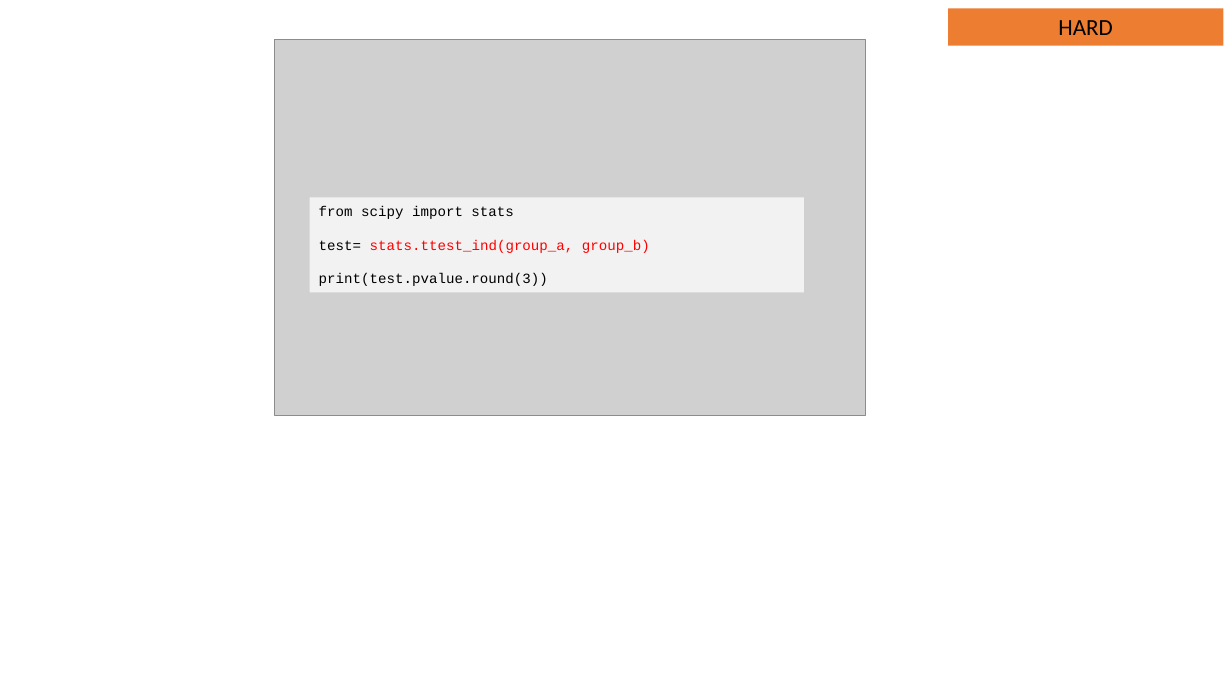
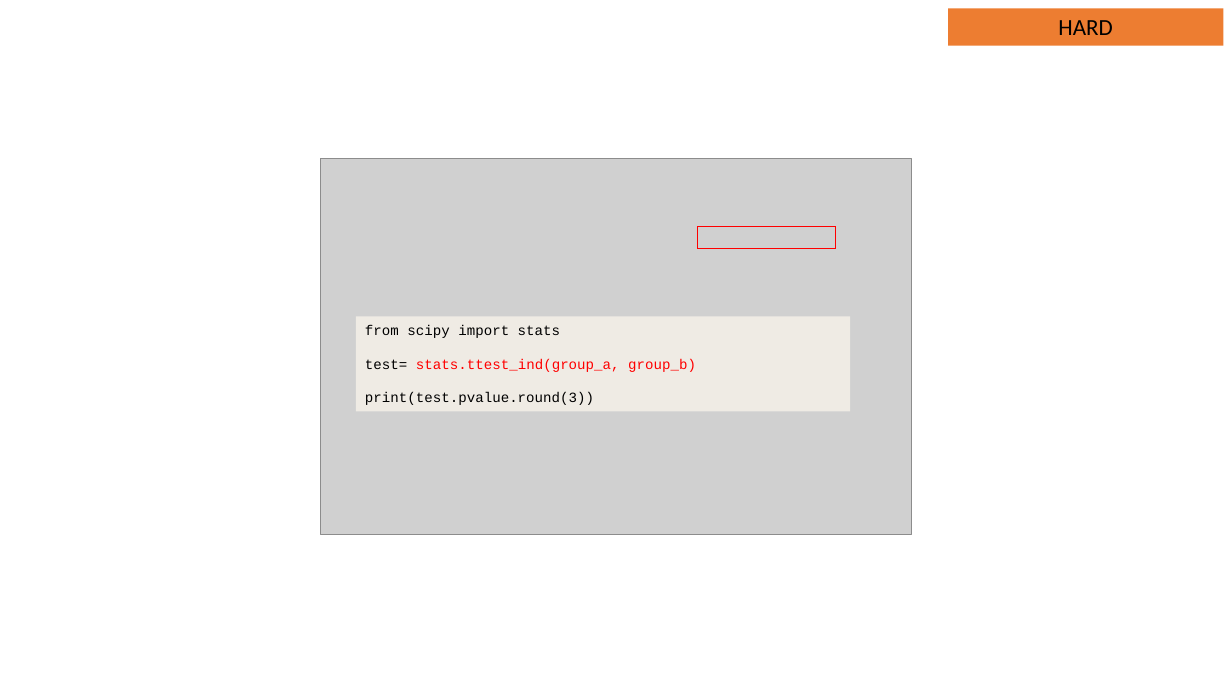
Before and after one commit to JNYH/DataCamp_Assessment, a slide deck: slide 25 of Statistical_Experimentation.pptx (slide 21 before the commit). Drawn at 1232x693 pixels with LibreOffice and Linux fonts; fonts in the diff are those of the drawing; grey boxes stand for pictures. Boxes give left, top, right and bottom in pixels: in the first picture for what was removed or moved away, otherwise in the second. Text is boxed around its words. In the diff, an @@ line names an element or a change of style, - is before the commit and + after.

```diff
--- a/Statistical_Experimentation.pptx
+++ b/Statistical_Experimentation.pptx
@@ picture: place and size @@
-picture at (274,40,865,415)
+picture at (321,159,911,534)
@@ rectangle added at (698,226,836,249), outline #FF0000 1 pt @@
@@ rectangle "from scipy import stats": place and size @@
-rectangle "from scipy import stats" at (310,198,804,293)
+rectangle "from scipy import stats" at (356,317,850,412)
@@ rectangle "from scipy import stats" at (356,317,850,412): fill #F2F2F2 to #EFEBE4 @@
```
Also in this commit, not shown: 50 other slides changed, 13 slides added.
